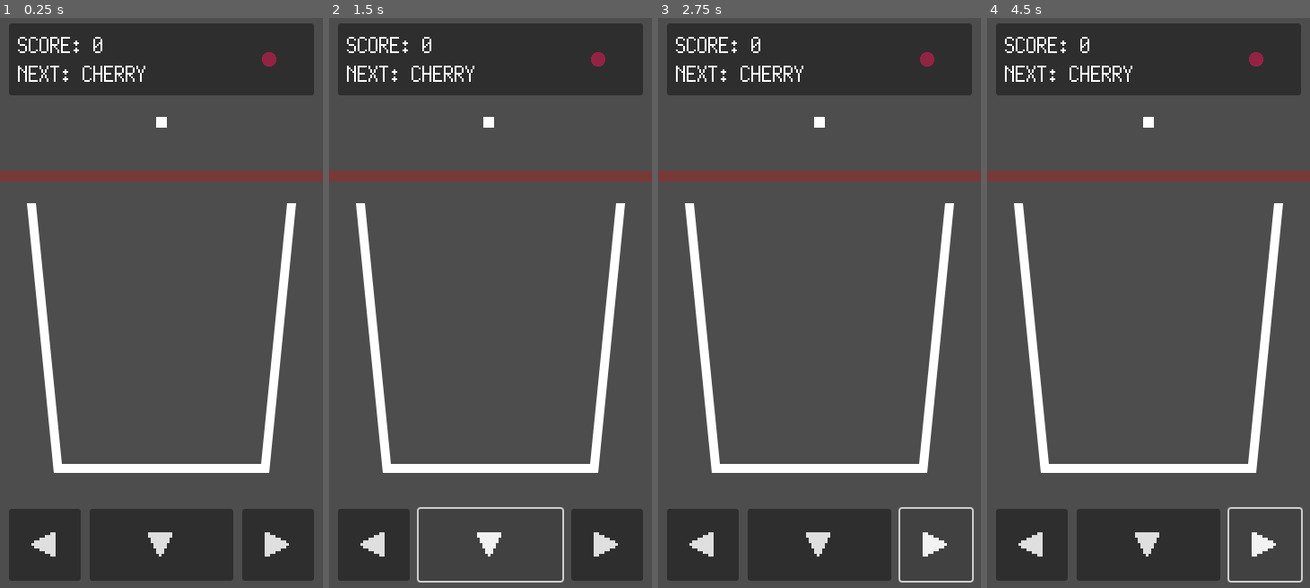
Above: before the commit, frames 1-4 (left to right).
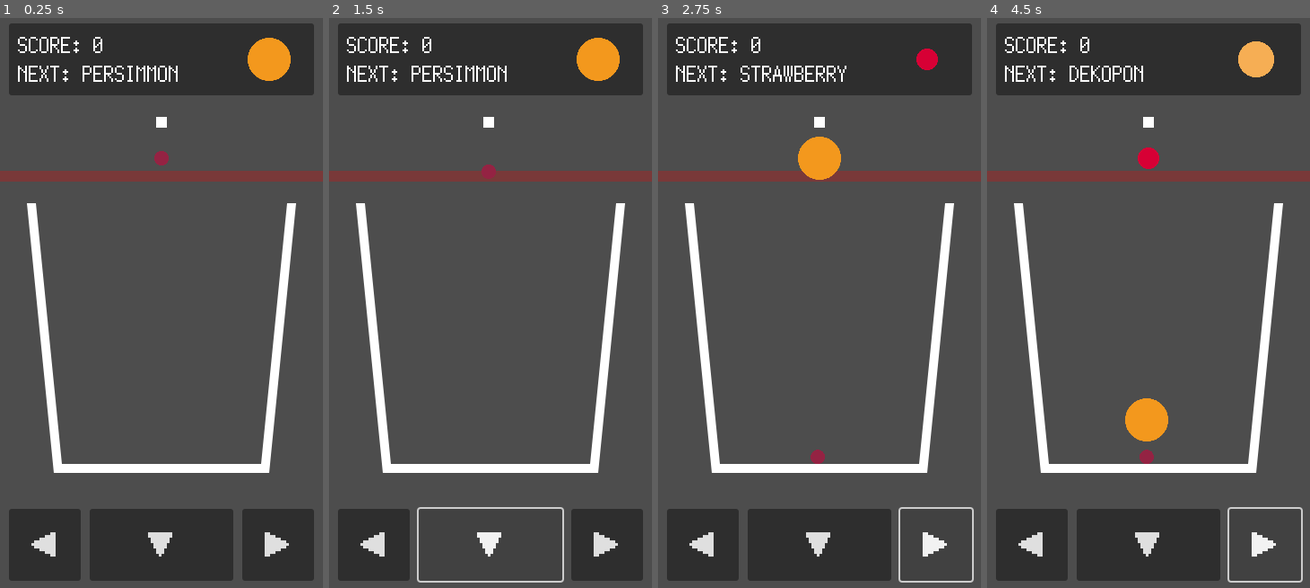
Above: after the commit, the same moments.

Repository: kamikoloss/fruits-puzzle
Game: Godot game, scene res://scenes/main.tscn
Two runs of this game, one before a commit and one after it. Both use one fixed random seed, a clock stepped at 60 frames per second and the inputs below.
Inputs:
- Up to frame 1 (0.25 s): no input
- Up to frame 2 (1.5 s): click "◀" at 0.5 s; click "▼" at 1.25 s
- Up to frame 3 (2.75 s): click "▶" at 2 s
- Up to frame 4 (4.5 s): click "◀" at 2.75 s; click "▼" at 3.5 s; click "▶" at 4.25 s

The runs differ from the first frame. In frame 1, 1.2% of the frame differs, in the area x 25-90%, y 3-26%; in frame 2, 1.2%; in frame 3, 1.4%; in frame 4, 1.8%, in the area x 25-89%, y 4-79%.
Error before the commit: Parse Error: Identifier "FRUIT_SIZE_BASE" not declared in the current scope. (res://scenes/fruit.gd:51)

Commit message:
フルーツの大きさの基準をグローバル定数に移した

Diff:
--- a/scenes/fruit.gd
+++ b/scenes/fruit.gd
@@ -48,7 +48,7 @@
 
 # 種類を元に自身の大きさを適用する
 func _apply_scale():
-	var _new_scale = float(_data["scale"]) / FRUIT_SIZE_BASE
+	var _new_scale = float(_data["scale"]) / Global.FRUIT_SIZE_BASE
 	scale = Vector2(_new_scale, _new_scale)
 
 	# 自身のスケールを子ノードに適用したあと自身のスケールをデフォルトに戻す
--- a/scenes/game.gd
+++ b/scenes/game.gd
@@ -138,7 +138,7 @@
 	_next_text.text = "NEXT: {0}".format([_next_fruit_name])
 
 	# 次のフルーツの画像を更新する
-	var _next_scale = float(_next_fruit_data["scale"]) / 256
+	var _next_scale = float(_next_fruit_data["scale"]) / Global.FRUIT_SIZE_BASE
 	_next_sprite.scale = Vector2(_next_scale, _next_scale)
 	_next_sprite.modulate = Color(_next_fruit_data["color"])
 
--- a/scenes/global.gd
+++ b/scenes/global.gd
@@ -22,6 +22,9 @@
 	WATERMELON,
 }
 
+# フルーツの大きさの基準
+# 256x/FRUIT_SIZE_BASE (px) になる
+const FRUIT_SIZE_BASE = 256
 
 # フルーツのデータ (名前, 点数, 大きさ, 色)
 # ref. https://www.colordic.org/y
